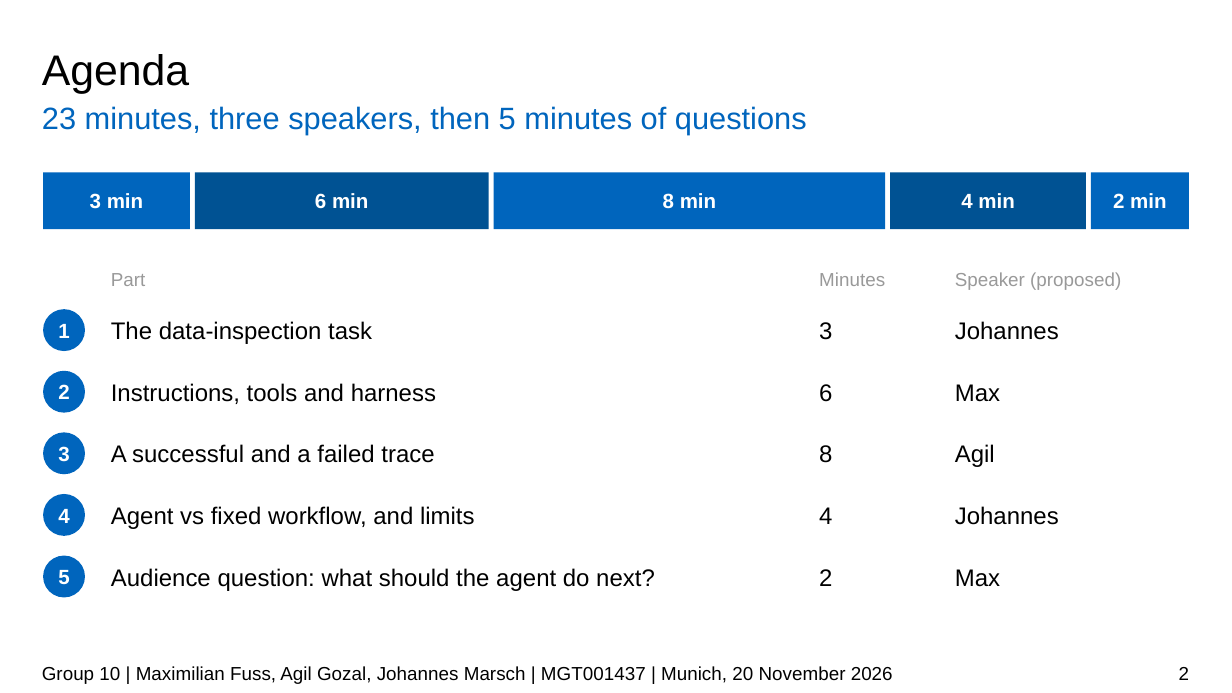
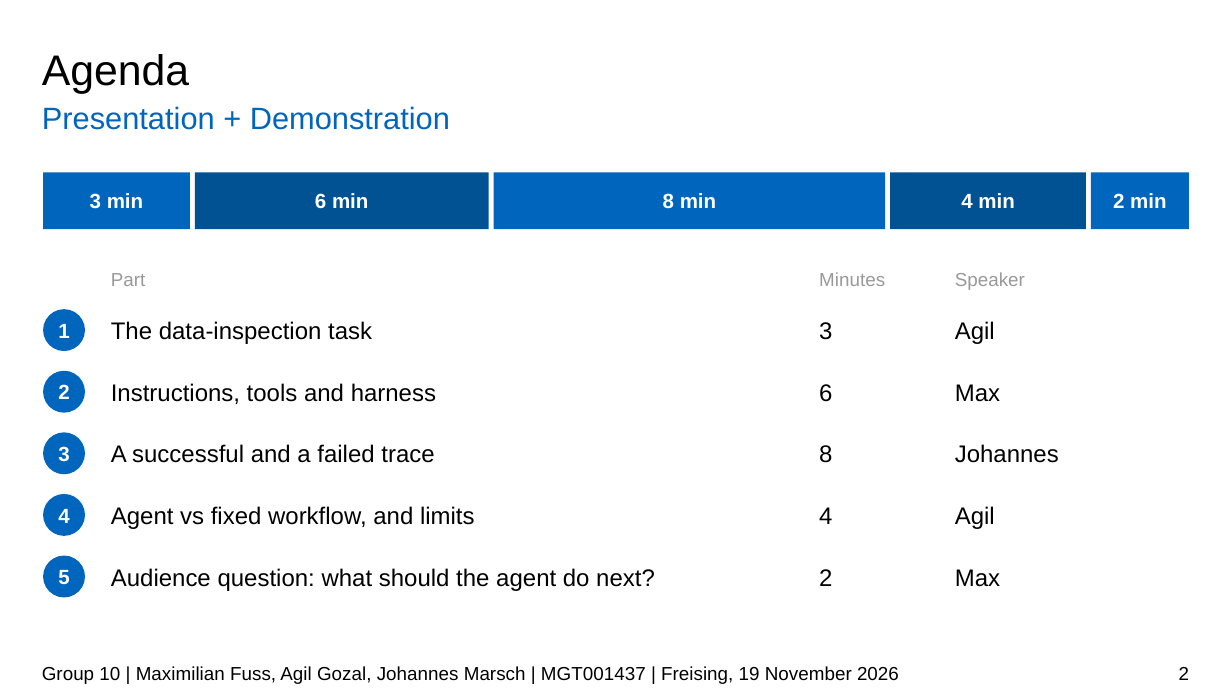
Before and after one commit to JPMarsch/Python_Group_10, a slide deck: slide 2 of presentation/G10_presentation_draft.pptx. Drawn at 1232x693 pixels with LibreOffice and Linux fonts; fonts in the diff are those of the drawing; background and template pictures are left out. Boxes give left, top, right and bottom in pixels: in the first picture for what was removed or moved away, otherwise in the second. Text is boxed around its words. In the diff, an @@ line names an element or a change of style, - is before the commit and + after.

Commit message:
Update presentation draft
Date & Place: Freising, 19 November 2026

```diff
--- a/presentation/G10_presentation_draft.pptx
+++ b/presentation/G10_presentation_draft.pptx
@@ text at [42,106,450,130]: text changed @@
-23 minutes, three speakers, then 5 minutes of questions
+Presentation + Demonstration
@@ text at [955,272,1025,290]: text changed @@
-Speaker (proposed)
+Speaker
@@ text at [955,321,995,344]: text changed @@
-Johannes
+Agil
@@ text "Johannes": place and size @@
-text "Johannes" at [955,506,1059,525]
+text "Johannes" at [955,444,1059,463]
@@ text "Agil": place and size @@
-text "Agil" at [955,444,995,467]
+text "Agil" at [955,506,995,529]
@@ text at [42,666,899,684]: text changed @@
-Group 10 | Maximilian Fuss, Agil Gozal, Johannes Marsch | MGT001437 | Munich, 20 November 2026
+Group 10 | Maximilian Fuss, Agil Gozal, Johannes Marsch | MGT001437 | Freising, 19 November 2026
```
Also in this commit, not shown: 14 other slides changed.
